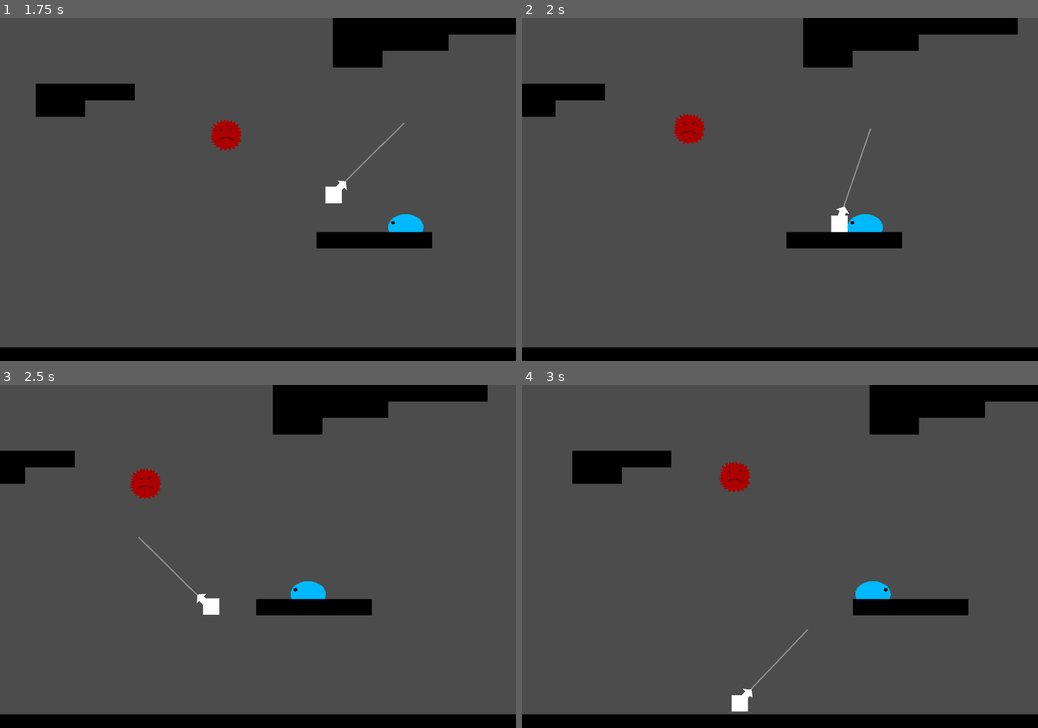
Above: before the commit, frames 1-4 (two rows, left to right).
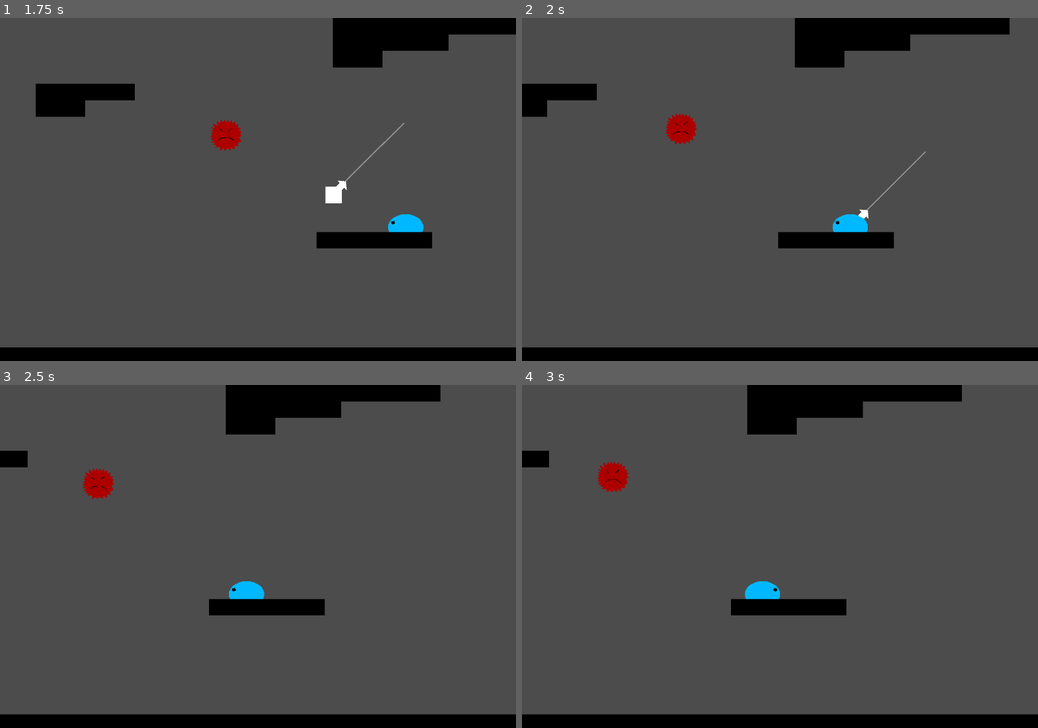
Above: after the commit, the same moments.

Repository: cjsweeten101/dws
Game: Godot game, scene res://Levels/TestingLevel.tscn
Same seed, same stepped clock (60 frames per second), same inputs: the game is played once before the commit and once after it.
Inputs:
- Up to frame 1 (1.75 s): tap Enter (action) at 0.5, 0.6, 1.35 s; hold D (right) from 0.53 s (still down)
- Up to frame 2 (2 s): keep holding D (right)
- Up to frame 3 (2.5 s): release D (right) at 2.03 s; hold A (left) from 2.03 s (still down); tap Enter (action) at 2.1 s
- Up to frame 4 (3 s): release A (left) at 2.78 s; hold D (right) from 2.78 s (still down); tap Enter (action) at 2.85 s

Frame 1 is identical in both runs. In frame 2, 1.6% of the frame differs, in the area x 4-97%, y 0-68%; in frame 3, 5.8%; in frame 4, 10%, in the area x 0-100%, y 0-96%.

Commit message:
walky attack

Diff:
--- a/Enemies/SoftWalky.gd
+++ b/Enemies/SoftWalky.gd
@@ -9,7 +9,6 @@
 var direction = -1
 
 func _ready():
-	#current_speed = move_and_slide(gravity, UP)
 	pass
 
 func _physics_process(delta):
@@ -23,20 +22,14 @@
 	elif direction == -1:
 		current_speed.x = max(current_speed.x - acceleration, -max_speed)
 
-	#if !is_on_floor():
-	#	current_speed += gravity
-	#else:
-	#	current_speed.y = 0
-
 func check_for_turnaround():
-	#print("------")
-	#print(is_on_floor())
-	#print(current_speed.y)
-	#print("------")
-	#if is_on_floor():
 	if !$TurnAroundRay.is_colliding():
 		turn_around()
 
 func turn_around():
 	self.scale.x *= -1
 	direction *= -1
+
+func _on_HurtBox_body_entered(body):
+	if body.is_in_group("player"):
+		body.remove_health(1)
--- a/Enemies/SoftWalky.tscn
+++ b/Enemies/SoftWalky.tscn
@@ -7,11 +7,11 @@
 
 scale = Vector2( 0.8, 0.8 )
 input_pickable = false
-collision_layer = 1
+collision_layer = 4
 collision_mask = 1
 collision/safe_margin = 0.08
 script = ExtResource( 1 )
-_sections_unfolded = [ "Transform" ]
+_sections_unfolded = [ "Collision", "Transform" ]
 
 [node name="Sprite" type="Sprite" parent="." index="0"]
 
@@ -31,3 +31,21 @@
 cast_to = Vector2( 0, 45 )
 collision_mask = 1
 _sections_unfolded = [ "Transform" ]
+
+[node name="HurtBox" type="Area2D" parent="." index="3"]
+
+input_pickable = true
+gravity_vec = Vector2( 0, 1 )
+gravity = 98.0
+linear_damp = 0.1
+angular_damp = 1.0
+audio_bus_override = false
+audio_bus_name = "Master"
+
+[node name="CollisionPolygon2D2" type="CollisionPolygon2D" parent="HurtBox" index="0"]
+
+scale = Vector2( 1, 1 )
+build_mode = 0
+polygon = PoolVector2Array( -59, 32, -63, 20, -63, 5, -50, -15, -13, -31, 13, -32, 46, -18, 63, 6, 63, 25, 60, 32 )
+
+[connection signal="body_entered" from="HurtBox" to="." method="_on_HurtBox_body_entered"]
